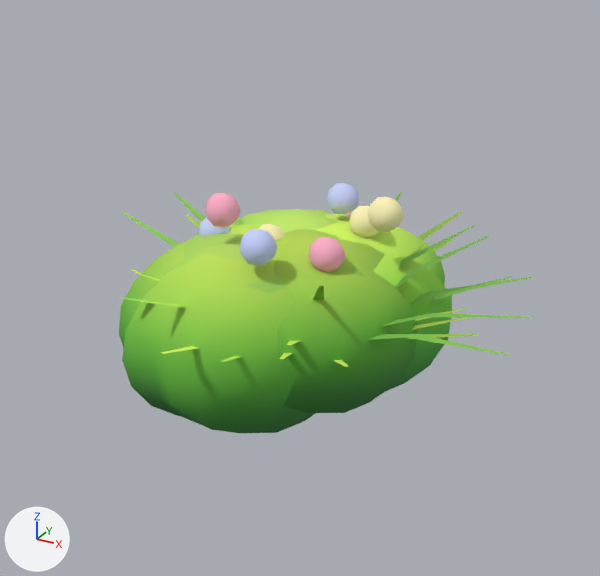
The glTF model nuu/undergrowth.glb: old version first, new version second.
Rendered twice from a camera (50 mm lens) standing at (1.055, -1.961, 1.303) and looking at (0.004, -0.05, 0.348). The lights are fixed; the arrows at lower left show +X, +Y and +Z. The picture after the commit comes second.

Names of what the first picture shows: 'Bush0', 'Bush1', 'Fern0', 'Fern1', 'Fern2'.
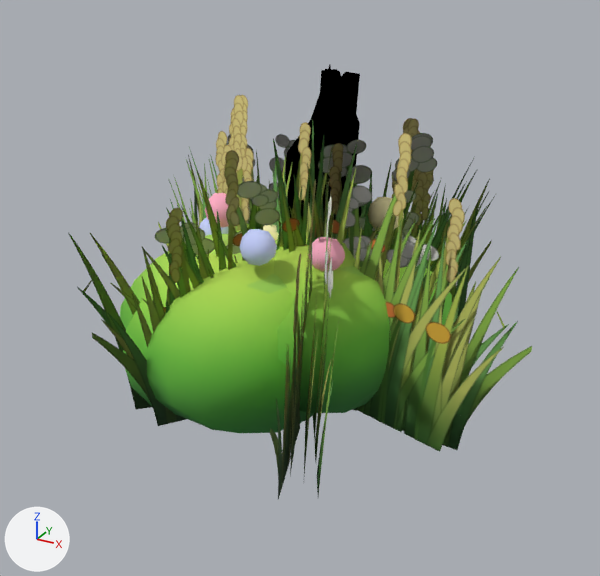
Changed parts and their boxes (x1, y1, x2, y2) in the pictures (600 x 576 px):
'Fern1', reshaped, recoloured (mostly hidden before)
    before: (131, 214, 468, 367)
    after: (92, 95, 532, 499)
'Fern3', added
    after: (101, 138, 504, 475)
'Fern2', reshaped, recoloured (mostly hidden before)
    before: (122, 192, 535, 355)
    after: (68, 133, 519, 495)
'Fern0', reshaped, recoloured (mostly hidden before)
    before: (141, 212, 478, 362)
    after: (83, 125, 505, 474)

What changed in the scene script:
```text
Add img_grass:
    img_grass = load_image('grass', '_unpacked/grass', 1024, 1024, 'sRGB')
Add mat_grassm:
    mat_grassm = bpy.data.materials.new('grassM')
    # uses the picture img_grass
Change me_fern0:
    used by ob_fern0; location = (0.0, 0.0, 0.0)
    remove me_fern0.from_pydata(...)  # 110 vertices, 88 faces; spans x -0.307..0.512, y -0.485..0.699, z 0.0..0.474
    remove me_fern0.materials.append(mat_ugvc)
    add me_fern0.from_pydata(...)  # 12 vertices, 6 faces; spans x -0.594..0.625, y -0.633..0.667, z 0.0..1.012
    me_fern0 part 1: the whole mesh is rebuilt
    add me_fern0.materials.append(mat_grassm)
Change me_fern1:
    used by ob_fern1; location = (0.0, 0.0, 0.0)
    remove me_fern1.from_pydata(...)  # 140 vertices, 112 faces; spans x -0.577..0.467, y -0.552..0.384, z 0.0..0.46
    remove me_fern1.materials.append(mat_ugvc)
    add me_fern1.from_pydata(...)  # 12 vertices, 6 faces; spans x -0.6..0.688, y -0.695..0.654, z 0.0..1.015
    me_fern1 part 2: the whole mesh is rebuilt
    add me_fern1.materials.append(mat_grassm)
Change me_fern2:
    used by ob_fern2; location = (0.0, 0.0, 0.0)
    remove me_fern2.from_pydata(...)  # 170 vertices, 136 faces; spans x -0.649..0.69, y -0.44..0.492, z 0.0..0.531
    remove me_fern2.materials.append(mat_ugvc)
    add me_fern2.from_pydata(...)  # 12 vertices, 6 faces; spans x -0.724..0.683, y -0.63..0.594, z 0.0..0.978
    me_fern2 part 3: the whole mesh is rebuilt
    add me_fern2.materials.append(mat_grassm)
Add me_fern3:
    me_fern3.from_pydata(...)  # 12 vertices, 6 faces; spans x -0.672..0.691, y -0.616..0.663, z 0.0..0.99
    me_fern3.materials.append(mat_grassm)
Add ob_fern3:
    ob_fern3 = bpy.data.objects.new('Fern3', me_fern3)
    ob_fern3.location = (0.0, 0.0, 0.0)
```
